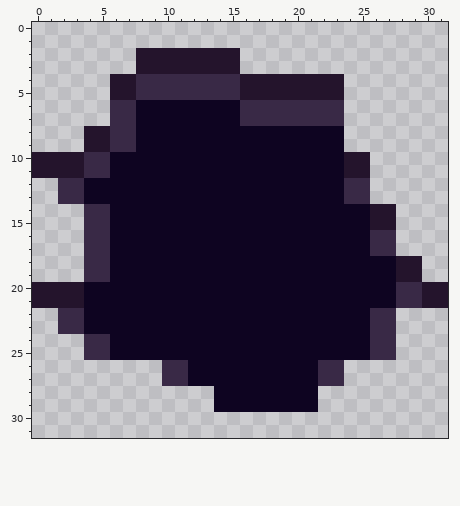
File history of a pixel-art sprite, Assets/Sprites/spritesheets/broken32.png. This is how it looked before the edit.
The file is 32x32 pixels. Colours within 5 levels of each other are drawn and written as one.
After:
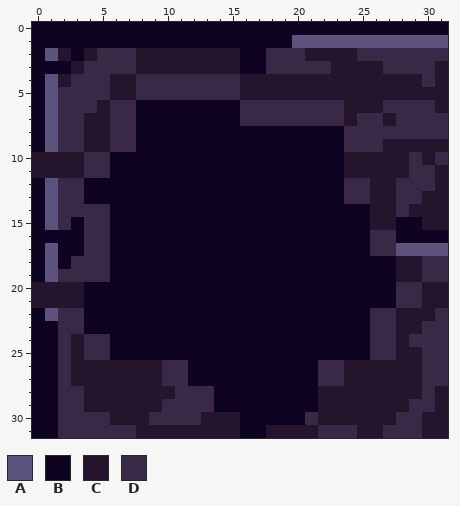
Palette (. is transparent): A #5b537d  B #0e0421  C #24142c  D #392946
Changes in this commit:
The author put colour A in row 1 at x 20 to 31; in row 2 at x 1; in rows 4 to 9 at x 1; in rows 12 to 15 at x 1; in row 17 at x 1 and 28 to 31; in rows 18 to 19 at x 1.
The author put colour A in row 22 at x 1.
The author put colour B in row 0 at x 0 to 31; in row 1 at x 0 to 19; in row 2 at x 0, 3 and 16 to 17; in row 3 at x 0 to 2 and 16 to 17; in rows 4 to 9 at x 0; in rows 12 to 14 at x 0.
The author put colour B in row 15 at x 0, 3 and 28 to 29; in row 16 at x 0 to 3 and 28 to 31; in row 17 at x 0 and 2 to 3; in row 18 at x 0 and 2; in row 19 at x 0; in row 22 at x 0.
The author put colour B in rows 23 to 29 at x 0 to 1; in row 30 at x 0 to 1 and 16 to 20; in row 31 at x 0 to 1 and 16 to 17.
The author put colour C in row 2 at x 2, 4 and 21 to 24; in row 3 at x 3, 23 to 26 and 31; in row 4 at x 2, 24 to 29 and 31; in row 5 at x 24 to 31; in row 6 at x 5, 24 to 26 and 31; in row 7 at x 4 to 5, 24 and 27.
The author put colour C in row 9 at x 27 to 31; in row 10 at x 26 to 28 and 30; in row 11 at x 26 to 28 and 31; in row 12 at x 26 to 27 and 31; in row 13 at x 26 to 27 and 30 to 31; in row 14 at x 29 to 31.
The author put colour C in row 15 at x 30 to 31; in row 22 at x 28 to 30; in row 23 at x 28 to 29; in row 24 at x 3 and 28; in row 25 at x 3 and 28 to 29; in rows 26 to 27 at x 3 to 9 and 24 to 29.
The author put colour C in row 28 at x 4 to 10, 22 to 29 and 31; in row 29 at x 4 to 9, 22 to 28 and 31; in row 30 at x 6 to 8, 13 to 15, 22 to 27 and 30 to 31; in row 31 at x 8 to 15, 18 to 21, 25 to 26 and 30 to 31.
The author put colour D in row 2 at x 5 to 7, 18 to 20 and 25 to 31; in row 3 at x 4 to 7, 18 to 22 and 27 to 30; in row 4 at x 3 to 5 and 30; in row 5 at x 2 to 5; in row 6 at x 2 to 4 and 27 to 30; in row 7 at x 2 to 3, 25 to 26 and 28 to 31.
The author put colour D in row 8 at x 2 to 3 and 24 to 31; in row 9 at x 2 to 3 and 24 to 26; in row 10 at x 29 and 31; in row 11 at x 29 to 30; in row 12 at x 28 to 30; in row 13 at x 28 to 29.
The author put colour D in row 14 at x 2 to 3 and 28; in row 15 at x 2; in row 18 at x 3 and 30 to 31; in row 19 at x 2 to 3 and 30 to 31; in row 22 at x 31; in row 23 at x 30 to 31.
The author put colour D in row 24 at x 2 and 29 to 31; in rows 25 to 27 at x 2 and 30 to 31; in row 28 at x 2 to 3, 11 to 13 and 30; in row 29 at x 2 to 3, 10 to 13 and 29 to 30; in row 30 at x 2 to 5, 9 to 12, 21 and 28 to 29; in row 31 at x 2 to 7, 22 to 24 and 27 to 29.
Changed places in both pictures, as pixel boxes (x1, y1, x2, y2):
added: (32, 22, 448, 438)
